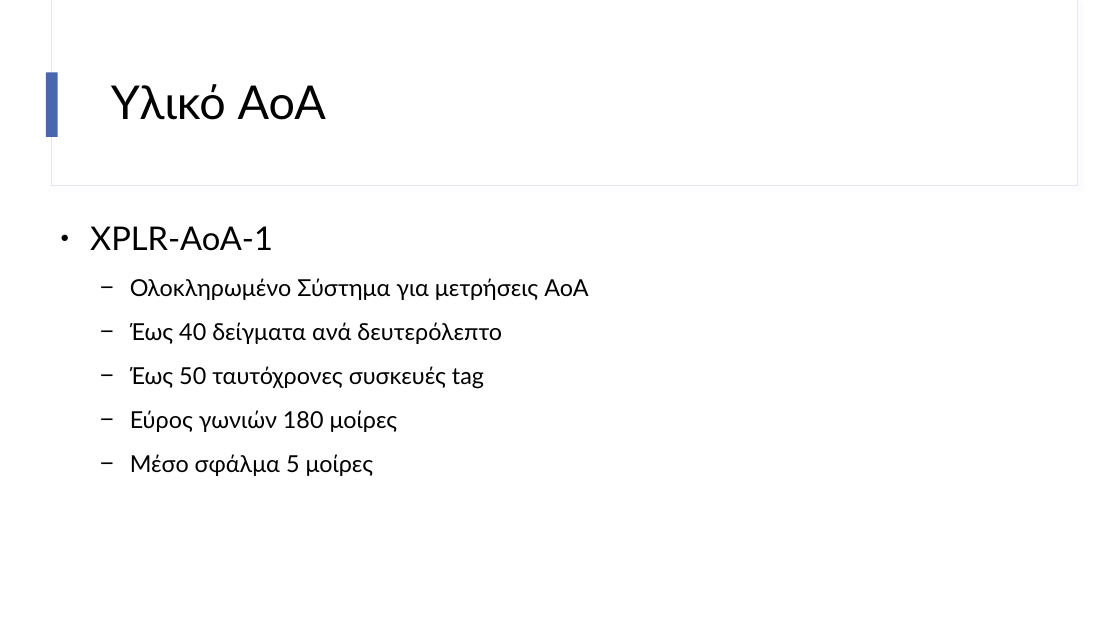
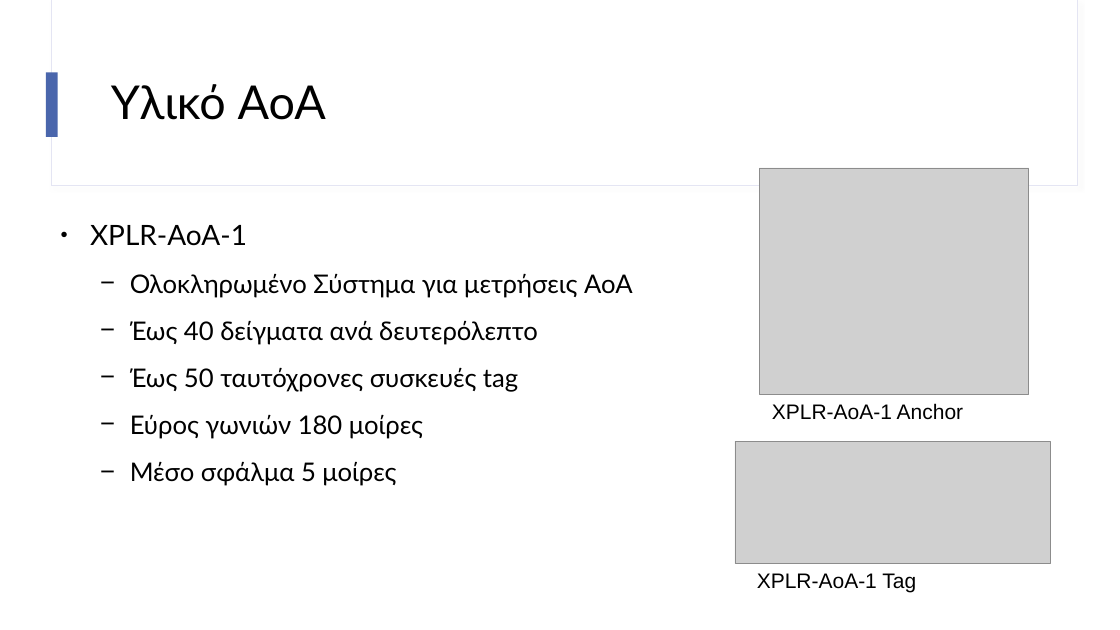
Before and after one commit to imanthoc/thesis, a slide deck: slide 11 of report/powerpoint/my_parousiasi.odp (slide 12 before the commit). Drawn at 1120x630 pixels with LibreOffice and Linux fonts; fonts in the diff are those of the drawing; grey boxes stand for pictures. Boxes give left, top, right and bottom in pixels: in the first picture for what was removed or moved away, otherwise in the second. Text is boxed around its words. In the diff, an @@ line names an element or a change of style, - is before the commit and + after.

```diff
--- a/report/powerpoint/my_parousiasi.odp
+++ b/report/powerpoint/my_parousiasi.odp
@@ picture added at bbox=[760, 168, 1029, 395] @@
@@ text "XPLR-AoA-1" at bbox=[90, 225, 633, 486]: size 28 to 24 pt in "XPLR-AoA-1"; size 20 to 22 pt @@
@@ text added at bbox=[772, 403, 964, 420], 18 pt, text #000000 @@
+XPLR-AoA-1 Anchor
@@ picture added at bbox=[735, 441, 1050, 564] @@
@@ text added at bbox=[757, 573, 916, 593], 18 pt, text #000000 @@
+XPLR-AoA-1 Tag
```
Also in this commit, not shown: 27 other slides changed, 5 slides removed, 4 other files.
